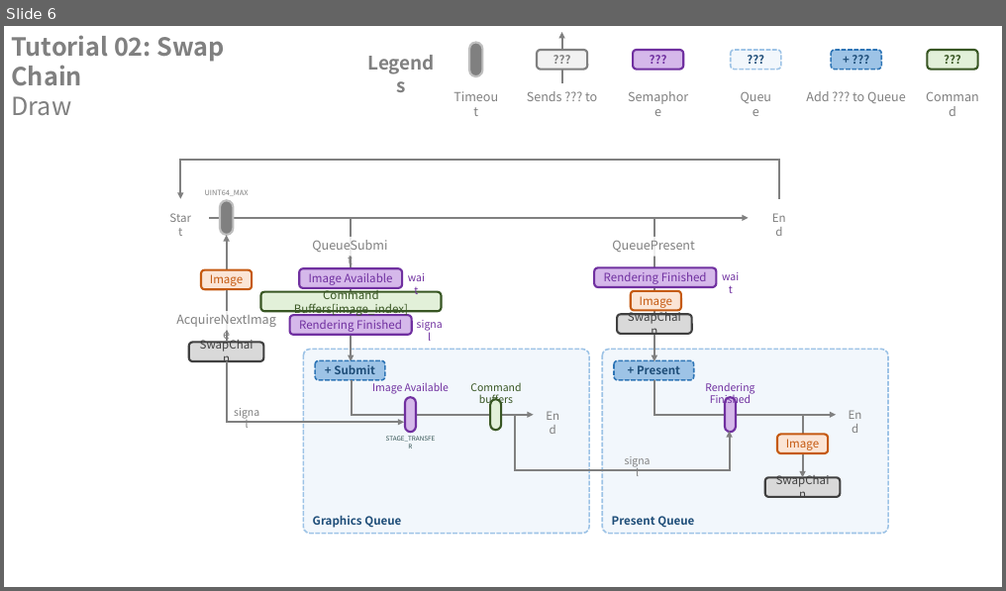
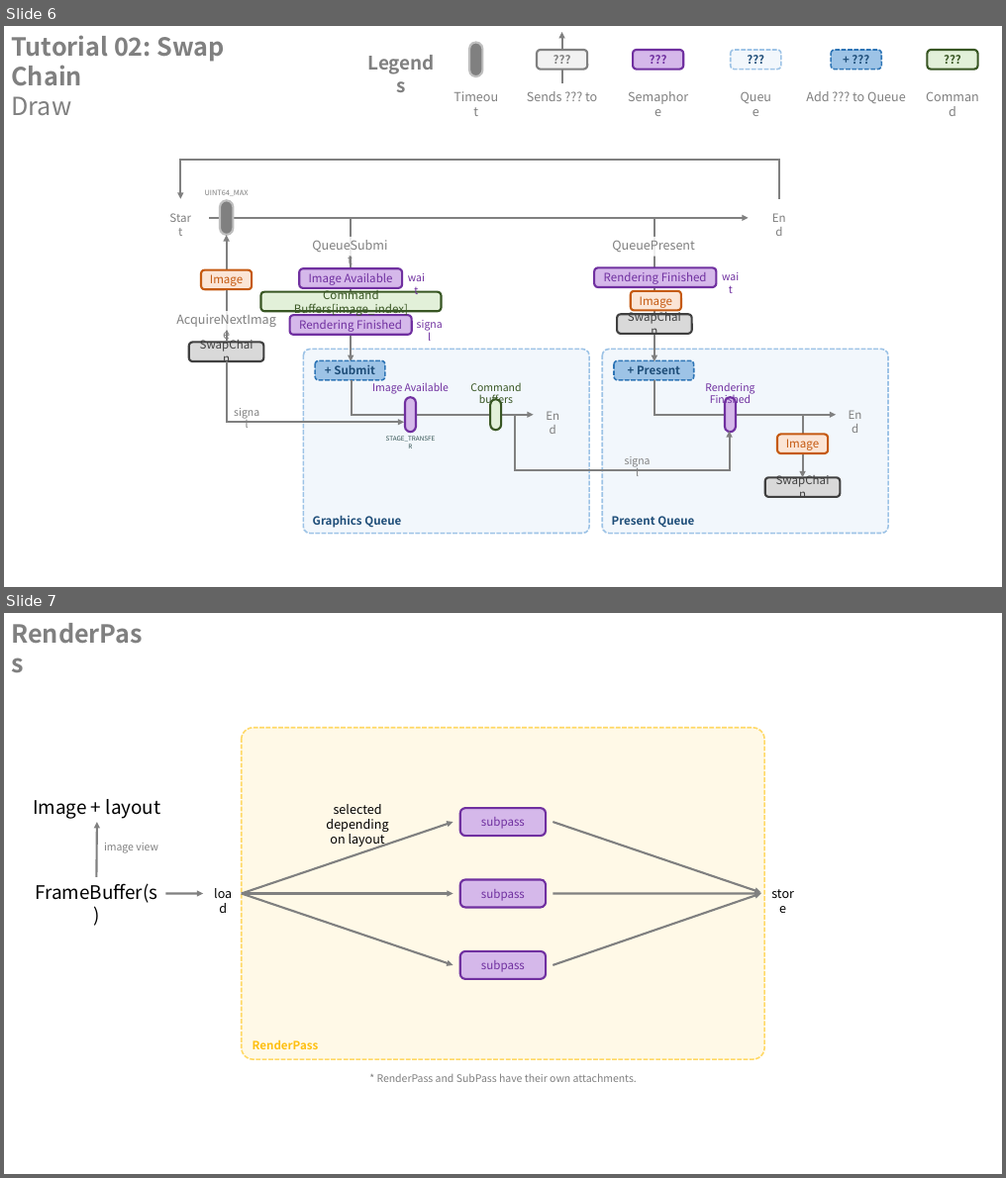
Before and after one commit to CabbageOni/VulcanFramework, a slide deck: vulkan.pptx. Shown one above the other, each under a label of ours: slide 6 before the commit, slides 6 and 7 after it. The pictures are 1006x591 and 1006x1178 pixels, drawn with LibreOffice and Linux fonts; fonts in the diff are those of the drawing. Boxes give left, top, right and bottom in pixels: in the first picture for what was removed or moved away, otherwise in the second. Text is boxed around its words. In the diff, an @@ line names an element or a change of style, - is before the commit and + after.

Commit message:
working on creating image views and framebuffers

```diff
--- a/vulkan.pptx
+++ b/vulkan.pptx
@@ slide 7 added at (4, 613, 1002, 1174), background #FFFFFF @@
@@ rounded rectangle added at (242, 728, 764, 1059), fill #FFF9E7, outline #FFD966 1.5 pt dashed, 11 pt, text #FEC012, bold @@
+RenderPass
@@ text added at (33, 799, 161, 819), 18 pt, text #000000 @@
+Image + layout
@@ text added at (326, 804, 388, 848), 12 pt, text #000000 @@
+selected depending
+on layout
@@ rounded rectangle added at (460, 808, 546, 836), fill #D5B8EA, outline #7030A0 2 pt, 11 pt, text #7030A0 @@
+subpass
@@ arrow added from (97, 877) to (97, 822), #808080 2 pt @@
@@ text added at (104, 843, 158, 854), 10 pt, text #808080 @@
+image view
@@ arrow added from (242, 894) to (453, 822), #808080 2 pt @@
@@ arrow added from (552, 822) to (761, 893), #808080 2 pt @@
@@ rounded rectangle added at (460, 879, 546, 907), fill #D5B8EA, outline #7030A0 2 pt, 11 pt, text #7030A0 @@
+subpass
@@ text added at (35, 883, 157, 903), 18 pt, text #000000 @@
+FrameBuffer(s)
@@ arrow added from (165, 894) to (203, 894), #808080 2 pt @@
@@ text added at (203, 882, 243, 905), 12 pt, text #000000 @@
+load
@@ arrow added from (242, 894) to (453, 894), #808080 2 pt @@
@@ arrow added from (242, 894) to (453, 965), #808080 2 pt @@
@@ arrow added from (552, 894) to (761, 894), #808080 2 pt @@
@@ arrow added from (552, 965) to (761, 894), #808080 2 pt @@
@@ text added at (761, 882, 805, 905), 12 pt, text #000000 @@
+store
@@ rounded rectangle added at (460, 952, 546, 979), fill #D5B8EA, outline #7030A0 2 pt, 11 pt, text #7030A0 @@
+subpass
@@ text added at (252, 1040, 319, 1050), 24 pt, text #808080, bold @@
+RenderPass
@@ text added at (377, 1073, 637, 1082), 10 pt, text #808080 @@
+* RenderPass and SubPass have their own attachments.
```
Also in this commit, not shown: 1 slide changed, 1 slide removed, 3 other files.
